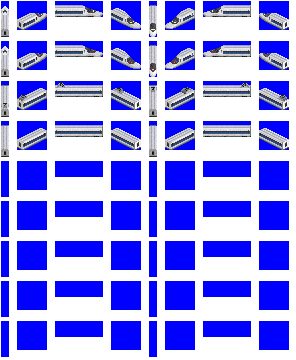
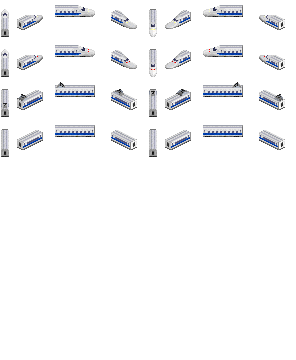
The second 296px x 360px image is a revision of the first. Changes to its layers:
hid group "12" (10 layers) over [1, 1, 289, 357]
hid "700 Series - Hikari Rail Star 12" over [1, 5, 289, 150]
showed group "10" (10 layers) over [1, 1, 289, 357]
showed "700 Series - Original 10" over [1, 5, 285, 150]
hid "Blue" over [1, 1, 289, 357]
